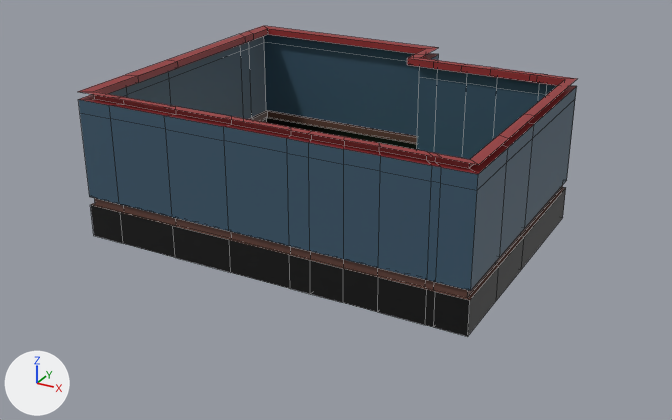
Two versions of the FBX model Graphic/TutorialObjects/M_InHouse_Down.fbx, one commit apart.
Both versions are drawn from a 50 mm lens placed at (8.31, -14.83, 3.99), pointed at (1.88, -3.14, -1.85). The lights are fixed; the arrows at lower left show +X, +Y and +Z. Mesh edges are drawn as thin lines. Where no turn or scale is listed for an object, it has been applied to the vertices.

Objects in the first picture: 'House_Under'.
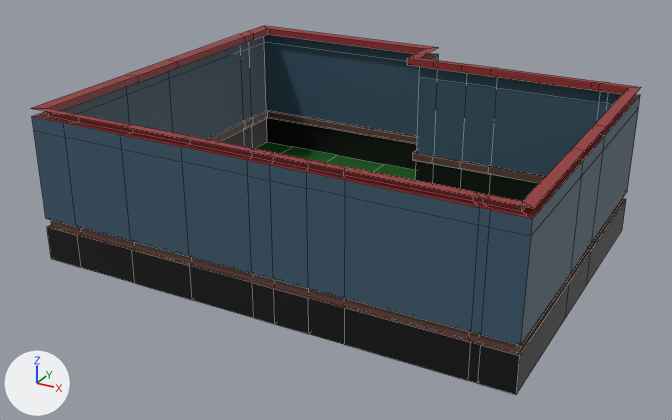
What differs and where, as boxes (x1, y1, x2, y2) in the pictures (672 x 420 px; the box of a moved part takes in the faces that stretch with it):
'House_Under', reshaped (22% wider, 19% taller): before (78, 26, 577, 336); after (32, 26, 641, 395)
part 1 of me_plane_001, moved or reshaped: before (78, 75, 381, 312); after (32, 75, 345, 345)
part 2 of me_plane_001, moved or reshaped: before (378, 135, 509, 336); after (344, 148, 584, 395)
part 3 of me_plane_001, moved or reshaped: before (490, 68, 577, 300); after (489, 68, 641, 316)

Edits to the bpy script that builds the scene:
```text
Change me_plane_001:
    where me_plane_001.from_pydata(...)  # 301 vertices, 282 faces; spans x -1.63..4.76, y -4.82..0.33, z -2.42..-0.01
    used by ob_house_under; location = (0.0, 0.0, 0.0)
    me_plane_001 part 1: all 80 vertices in x -1.63..3.45, y -4.82..-4.69, z -2.4..-0.01 are moved by (0.0, -0.95, 0.0)
    me_plane_001 part 2: all 30 vertices in x 4.03..4.76, y -4.82..-4.69, z -2.4..-0.01 are moved by (0.98, -0.95, 0.0)
    me_plane_001 part 3: all 54 vertices in x 4.03..4.76, y -3.74..-0.49, z -2.4..-0.01 are moved by (0.98, 0.0, 0.0)
```
